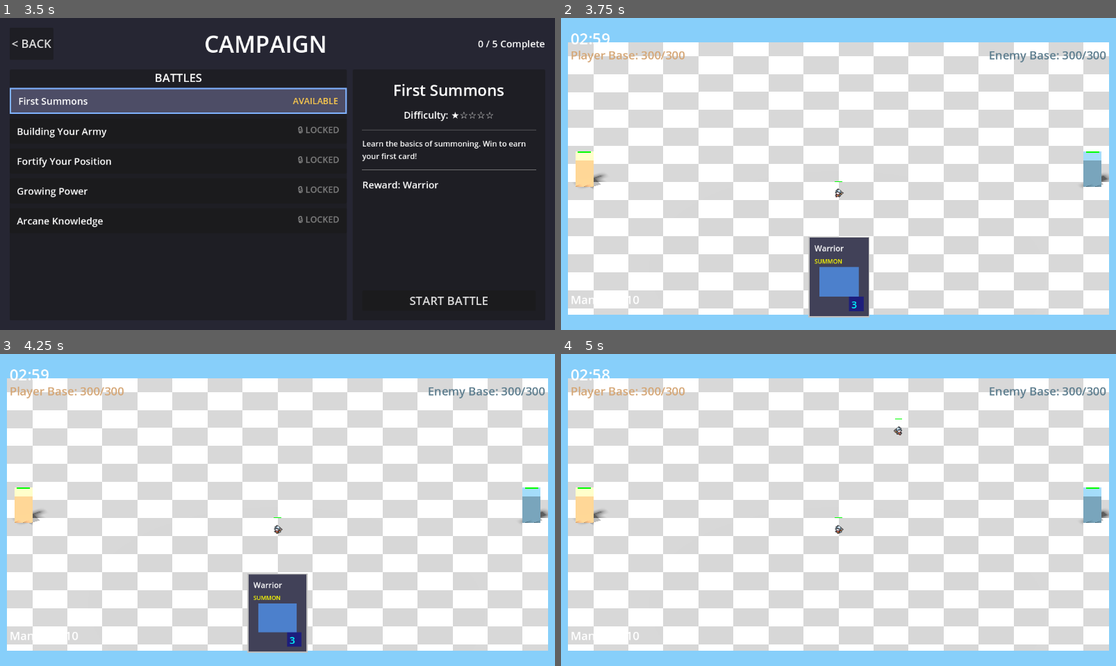
Above: before the commit, frames 1-4 (two rows, left to right).
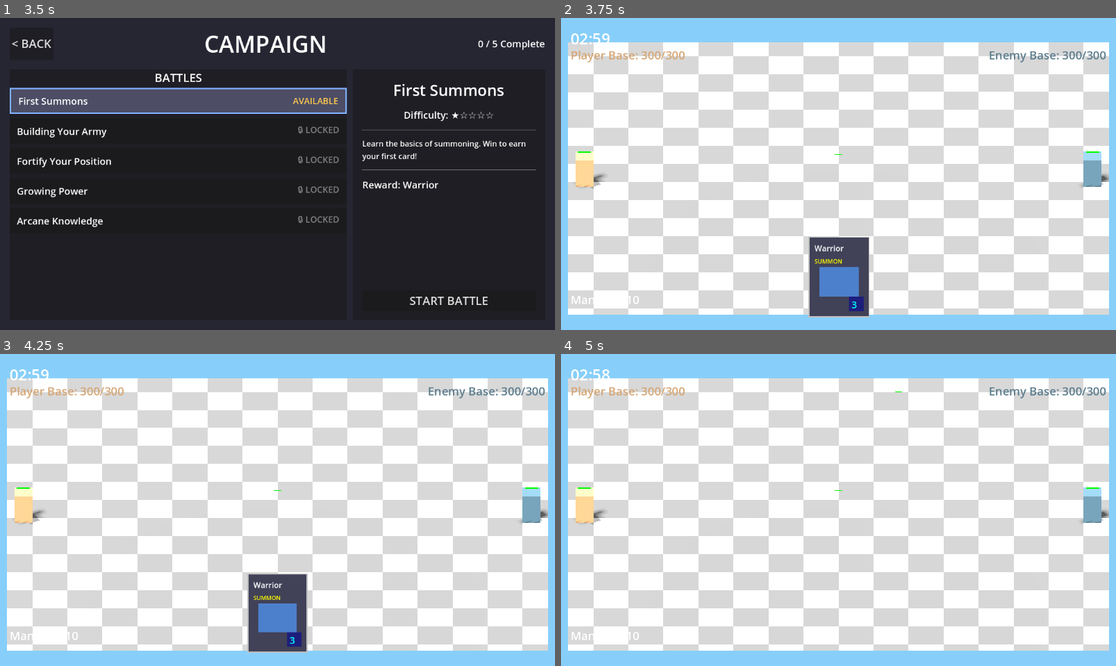
Above: after the commit, the same moments.

Repository: amari-charles/project-summoner
Game: Godot game, scene res://scenes/ui/main_menu.tscn
Same seed, same stepped clock (60 frames per second), same inputs: the game is played once before the commit and once after it.
Inputs (mouse positions are in pixels of both pictures, inside the frame that each line leads up to):
- Up to frame 1 (3.5 s): click "PLAY" at 0.5 s; click "SELECT" at 1.25 s; click "CHOOSE WARRIOR" at 2 s; click (177, 99) at 2.75 s
- Up to frame 2 (3.75 s): click "START BATTLE" at 3.5 s
- Up to frame 3 (4.25 s): no input
- Up to frame 4 (5 s): tap Enter at 4.25 s; drag from (838, 612) to (894, 441) at 4.27 s

Frame 1 is identical in both runs. In frame 2, less than 0.1% of the frame differs, in the area x 49-51%, y 43-58%; in frame 3, less than 0.1%; in frame 4, less than 0.1%, in the area x 49-62%, y 12-58%.

Commit message:
Implement viewport-based sprite positioning (robust solution)
Researched industry best practices for 2.5D sprite positioning in Godot.
Discovered that manually offsetting Sprite3D in Y is a common workaround,
but there's a more robust solution: position the 2D content WITHIN the
SubViewport so feet align with the bottom edge.

**Why This is Better:**
- Sprite3D stays at unit position (Y=0) - clean and simple
- Character size variations handled automatically within viewport
- Projectile spawn points work correctly without adjustment
- Scalable to any character size (giants, humans, goblins)
- Shadows work correctly (unit at Y=0, Decal projects down)

**Implementation:**

1. **Added sprite_anchor export to both character components:**
   - Default: Vector2(0.5, 1.0) = center-bottom
   - 0.5 X = horizontally centered
   - 1.0 Y = feet at bottom edge of viewport

2. **Implemented viewport-relative positioning:**
   - SpriteCharacter2D5: Position AnimatedSprite2D based on anchor
   - SkeletalCharacter2D5: Position ModelContainer based on anchor
   - Deprecated old position_offset parameter (kept for compatibility)

3. **Reverted Sprite3D to ground level:**
   - Changed Sprite3D Y from 1.5 back to 0.0 in both component scenes
   - Sprite3D now always at unit ground position

4. **Updated HP bar offset:**
   - Changed from 3.2 to 6.8 to account for new viewport-based height
   - HP bars now above character heads

5. **Removed hardcoded position_offset from neade_3d.tscn**

**Character Height Calculation:**
- Sprite component: viewport 250px * pixel_size 0.025 = 6.25 units tall
- Skeletal component: viewport 600px * pixel_size 0.01 = 6.0 units tall
- HP bar at Y=6.8 (slightly above head)

🤖 Generated with [Claude Code](https://claude.com/claude-code)

Co-Authored-By: Claude <noreply@anthropic.com>

Diff:
--- a/scenes/units/neade_3d.tscn
+++ b/scenes/units/neade_3d.tscn
@@ -31,4 +31,3 @@
 [node name="Visual" parent="." instance=ExtResource("3_skeletal_component")]
 skeletal_scene = ExtResource("2_neade_visual")
 scale_factor = Vector2(0.08, 0.08)
-position_offset = Vector2(300, 200)
--- a/scenes/units/skeletal_character_2d5_component.tscn
+++ b/scenes/units/skeletal_character_2d5_component.tscn
@@ -9,7 +9,7 @@
 script = ExtResource("1_script")
 
 [node name="Sprite3D" type="Sprite3D" parent="."]
-transform = Transform3D(1, 0, 0, 0, 1, 0, 0, 0, 1, 0, 1.5, 0)
+transform = Transform3D(1, 0, 0, 0, 1, 0, 0, 0, 1, 0, 0, 0)
 pixel_size = 0.01
 billboard = 2
 shaded = true
--- a/scenes/units/sprite_character_2d5_component.tscn
+++ b/scenes/units/sprite_character_2d5_component.tscn
@@ -9,7 +9,7 @@
 script = ExtResource("1_script")
 
 [node name="Sprite3D" type="Sprite3D" parent="."]
-transform = Transform3D(1, 0, 0, 0, 1, 0, 0, 0, 1, 0, 1.5, 0)
+transform = Transform3D(1, 0, 0, 0, 1, 0, 0, 0, 1, 0, 0, 0)
 pixel_size = 0.025
 billboard = 2
 shaded = true
--- a/scripts/ui/floating_hp_bar.gd
+++ b/scripts/ui/floating_hp_bar.gd
@@ -7,7 +7,7 @@
 ## Visual settings
 @export var bar_width: float = 0.8  ## Width in world units (smaller for units)
 @export var bar_height: float = 0.08  ## Height in world units
-@export var offset_y: float = 3.2  ## Height above unit
+@export var offset_y: float = 6.8  ## Height above unit (above character head)
 @export var show_on_damage_only: bool = false  ## Hide when at full HP
 @export var fade_delay: float = 3.0  ## Seconds before fading when damaged
 @export var fade_duration: float = 0.5  ## Fade out time
--- a/scripts/units/skeletal_character_2d5_component.gd
+++ b/scripts/units/skeletal_character_2d5_component.gd
@@ -4,9 +4,14 @@
 ## Skeletal-based 2.5D Character Rendering Component
 ## Renders skeletal 2D animations in 3D space using Skeleton2D/AnimationPlayer + SubViewport
 
+## Sprite anchor point in viewport (0-1 range)
+## X: 0=left, 0.5=center, 1=right
+## Y: 0=top, 0.5=center, 1=bottom (feet on ground)
+@export var sprite_anchor: Vector2 = Vector2(0.5, 1.0)
+
 @export var skeletal_scene: PackedScene = null  ## The skeletal animation scene to instance
 @export var scale_factor: Vector2 = Vector2(0.08, 0.08)  ## Scale of the skeletal model
-@export var position_offset: Vector2 = Vector2(0, 0)  ## Position offset in viewport
+@export var position_offset: Vector2 = Vector2(0, 0)  ## DEPRECATED: Use sprite_anchor instead
 
 @onready var sprite_3d: Sprite3D = $Sprite3D
 @onready var viewport: SubViewport = $Sprite3D/SubViewport
@@ -23,6 +28,9 @@
 	if skeletal_scene:
 		_instance_skeletal_scene()
 
+	# Position model based on anchor
+	_update_model_position()
+
 ## Instance the skeletal animation scene into the viewport
 func _instance_skeletal_scene() -> void:
 	if not skeletal_scene:
@@ -34,9 +42,10 @@
 		push_error("Skeletal2D5Component: Failed to instance skeletal scene")
 		return
 
-	# Apply scale and position
+	# Apply scale
 	skeletal_instance.scale = scale_factor
-	skeletal_instance.position = position_offset
+
+	# Position will be set by _update_model_position()
 
 	# Add to viewport
 	model_container.add_child(skeletal_instance)
@@ -136,3 +145,27 @@
 	var unit = get_parent()
 	if unit and unit.has_method("_on_attack_impact"):
 		unit._on_attack_impact()
+
+## Position the 2D skeletal model within viewport based on anchor point
+## This ensures character feet align with the bottom edge when anchor.y = 1.0
+func _update_model_position() -> void:
+	if not model_container or not viewport:
+		return
+
+	# Get viewport size
+	var viewport_size = viewport.size
+
+	# Calculate position based on anchor
+	# anchor (0.5, 1.0) means center-bottom
+	var target_pos = Vector2(
+		viewport_size.x * sprite_anchor.x,
+		viewport_size.y * sprite_anchor.y
+	)
+
+	# Apply position_offset for backwards compatibility if needed
+	if position_offset != Vector2.ZERO:
+		push_warning("SkeletalCharacter2D5Component: position_offset is deprecated, use sprite_anchor instead")
+		target_pos += position_offset
+
+	model_container.position = target_pos
+	print("SkeletalCharacter2D5: Positioned model at %v (viewport: %v, anchor: %v)" % [target_pos, viewport_size, sprite_anchor])
--- a/scripts/units/sprite_character_2d5_component.gd
+++ b/scripts/units/sprite_character_2d5_component.gd
@@ -3,6 +3,11 @@
 
 ## Sprite-based 2.5D Character Rendering Component
 ## Renders 2D sprite animations in 3D space using AnimatedSprite2D + SubViewport
+
+## Sprite anchor point in viewport (0-1 range)
+## X: 0=left, 0.5=center, 1=right
+## Y: 0=top, 0.5=center, 1=bottom (feet on ground)
+@export var sprite_anchor: Vector2 = Vector2(0.5, 1.0)
 
 @onready var sprite_3d: Sprite3D = $Sprite3D
 @onready var viewport: SubViewport = $Sprite3D/SubViewport
@@ -11,6 +16,9 @@
 func _ready() -> void:
 	# Force viewport to render every frame
 	viewport.render_target_update_mode = SubViewport.UPDATE_ALWAYS
+
+	# Position sprite based on anchor
+	_update_sprite_position()
 
 ## Set the SpriteFrames resource for this character
 func set_sprite_frames(frames: SpriteFrames) -> void:
@@ -57,3 +65,22 @@
 			if fps > 0:
 				return frame_count / fps
 	return 1.0  # Fallback duration
+
+## Position the 2D sprite within viewport based on anchor point
+## This ensures character feet align with the bottom edge when anchor.y = 1.0
+func _update_sprite_position() -> void:
+	if not character_sprite or not viewport:
+		return
+
+	# Get viewport size
+	var viewport_size = viewport.size
+
+	# Calculate position based on anchor
+	# anchor (0.5, 1.0) means center-bottom
+	var target_pos = Vector2(
+		viewport_size.x * sprite_anchor.x,
+		viewport_size.y * sprite_anchor.y
+	)
+
+	character_sprite.position = target_pos
+	print("SpriteCharacter2D5: Positioned sprite at %v (viewport: %v, anchor: %v)" % [target_pos, viewport_size, sprite_anchor])
